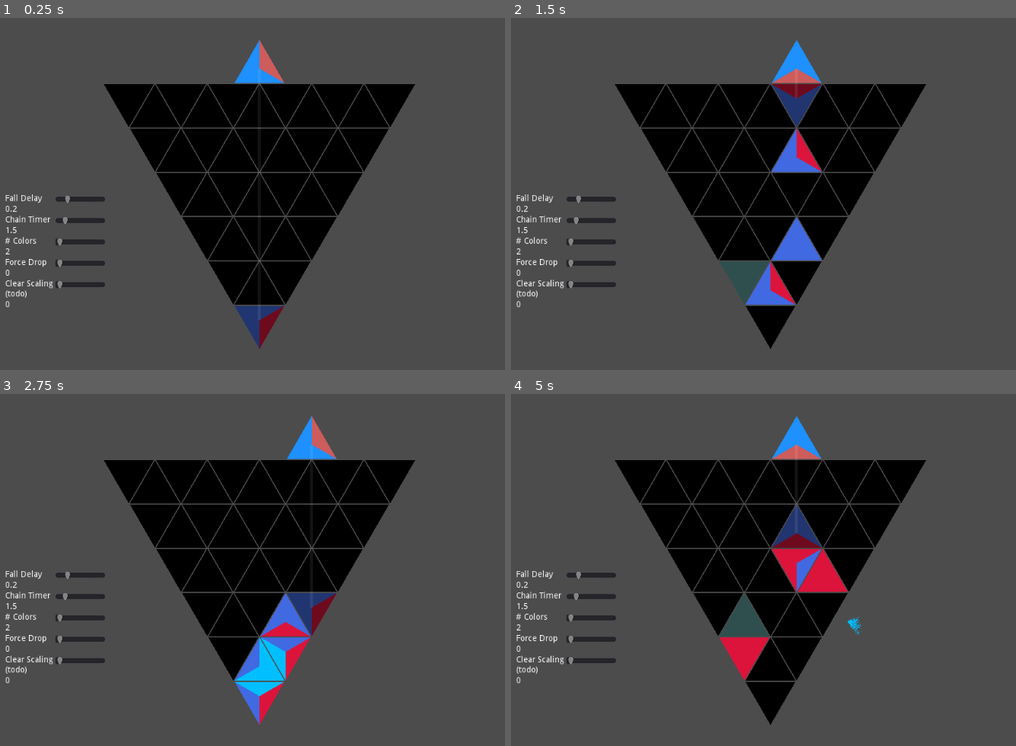
Above: before the commit, frames 1-4 (two rows, left to right).
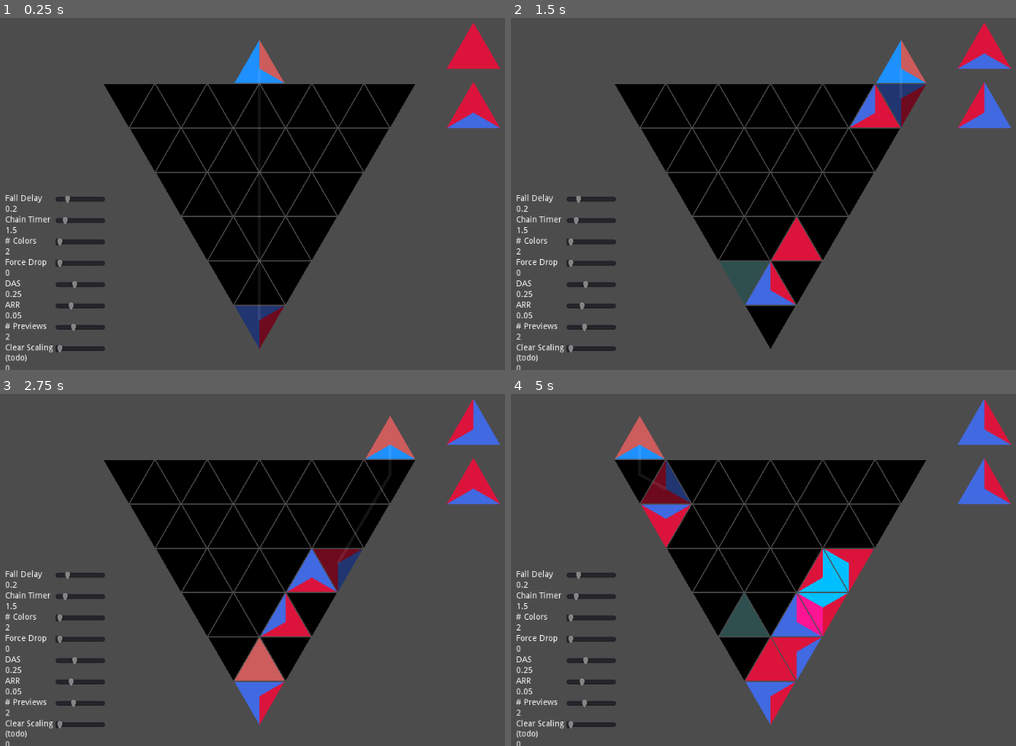
Above: after the commit, the same moments.

Repository: BoatsandJoes/tri-twist
Game: Godot game, scene res://scenes/Main.tscn
Same seed, same stepped clock (60 frames per second), same inputs: the game is played once before the commit and once after it.
Inputs (mouse positions are in pixels of both pictures, inside the frame that each line leads up to):
- Up to frame 1 (0.25 s): no input
- Up to frame 2 (1.5 s): tap Enter (ui_accept) at 0.5, 0.77 s; move the mouse to (768, 320) at 0.52 s; hold D (right) 0.53-1.28 s; click (768, 320) at 0.67 s; move the mouse to (743, 274) at 1.27 s; hold Down (ui_down) from 1.28 s (still down); click (743, 274) at 1.42 s
- Up to frame 3 (2.75 s): tap Enter (ui_accept) at 1.52 s; move the mouse to (257, 665) at 2.02 s; release Down (ui_down) at 2.03 s; hold D (right) from 2.03 s (still down); click (257, 665) at 2.17 s
- Up to frame 4 (5 s): move the mouse to (798, 650) at 2.77 s; release D (right) at 2.78 s; hold Up (ui_up) 2.78-3.53 s; click (798, 650) at 2.92 s; tap Enter (ui_accept) at 3.02, 3.77, 4.52 s; move the mouse to (718, 608) at 3.52 s; hold A (left) from 3.53 s (still down); click (718, 608) at 3.67 s; move the mouse to (743, 622) at 4.27 s; click (743, 622) at 4.42 s

The runs differ from the first frame. In frame 1, 2.3% of the frame differs, in the area x 1-100%, y 1-100%; in frame 2, 6.7%; in frame 3, 7.1%; in frame 4, 11%.

Commit message:
DAS, ARR, and previews.

Diff:
--- a/scenes/Main.gd
+++ b/scenes/Main.gd
@@ -45,3 +45,18 @@
 func _on_ClearScaling_value_changed(value):
 	gameScene.triangleDropper.gameGrid.set_clear_scaling(value)
 	$MarginContainer/HBoxContainer/Labels/ClearScalingValue.text = String(value)
+
+
+func _on_Das_value_changed(value):
+	$MarginContainer/HBoxContainer/Labels/DasValue.text = String(value)
+	gameScene.triangleDropper.get_node("DasTimer").set_wait_time(value)
+
+
+func _on_Arr_value_changed(value):
+	$MarginContainer/HBoxContainer/Labels/ArrValue.text = String(value)
+	gameScene.triangleDropper.get_node("ArrTimer").set_wait_time(value)
+
+
+func _on_Previews_value_changed(value):
+	$MarginContainer/HBoxContainer/Labels/PreviewsValue.text = String(value)
+	gameScene.triangleDropper.set_previews_visible(value)
--- a/scenes/Main.tscn
+++ b/scenes/Main.tscn
@@ -17,11 +17,11 @@
 
 [node name="HBoxContainer" type="HBoxContainer" parent="MarginContainer"]
 margin_right = 173.0
-margin_bottom = 295.0
+margin_bottom = 301.0
 
 [node name="Labels" type="VBoxContainer" parent="MarginContainer/HBoxContainer"]
 margin_right = 80.0
-margin_bottom = 295.0
+margin_bottom = 301.0
 
 [node name="FallDelay" type="Label" parent="MarginContainer/HBoxContainer/Labels"]
 margin_right = 80.0
@@ -70,23 +70,59 @@
 margin_bottom = 140.0
 text = "0"
 
+[node name="Das" type="Label" parent="MarginContainer/HBoxContainer/Labels"]
+margin_top = 144.0
+margin_right = 80.0
+margin_bottom = 158.0
+text = "DAS"
+
+[node name="DasValue" type="Label" parent="MarginContainer/HBoxContainer/Labels"]
+margin_top = 162.0
+margin_right = 80.0
+margin_bottom = 176.0
+text = "0.25"
+
+[node name="Arr" type="Label" parent="MarginContainer/HBoxContainer/Labels"]
+margin_top = 180.0
+margin_right = 80.0
+margin_bottom = 194.0
+text = "ARR"
+
+[node name="ArrValue" type="Label" parent="MarginContainer/HBoxContainer/Labels"]
+margin_top = 198.0
+margin_right = 80.0
+margin_bottom = 212.0
+text = "0.05"
+
+[node name="Previews" type="Label" parent="MarginContainer/HBoxContainer/Labels"]
+margin_top = 216.0
+margin_right = 80.0
+margin_bottom = 230.0
+text = "# Previews"
+
+[node name="PreviewsValue" type="Label" parent="MarginContainer/HBoxContainer/Labels"]
+margin_top = 234.0
+margin_right = 80.0
+margin_bottom = 248.0
+text = "2"
+
 [node name="ClearTimerScaling" type="Label" parent="MarginContainer/HBoxContainer/Labels"]
-margin_top = 144.0
-margin_right = 80.0
-margin_bottom = 175.0
+margin_top = 252.0
+margin_right = 80.0
+margin_bottom = 283.0
 text = "Clear Scaling
 (todo)"
 
 [node name="ClearScalingValue" type="Label" parent="MarginContainer/HBoxContainer/Labels"]
-margin_top = 179.0
-margin_right = 80.0
-margin_bottom = 193.0
+margin_top = 287.0
+margin_right = 80.0
+margin_bottom = 301.0
 text = "0"
 
 [node name="Sliders" type="VBoxContainer" parent="MarginContainer/HBoxContainer"]
 margin_left = 84.0
 margin_right = 169.0
-margin_bottom = 295.0
+margin_bottom = 301.0
 size_flags_horizontal = 3
 custom_constants/separation = 20
 
@@ -122,19 +158,47 @@
 max_value = 10.0
 step = 0.5
 
+[node name="Das" type="HSlider" parent="MarginContainer/HBoxContainer/Sliders"]
+margin_top = 144.0
+margin_right = 85.0
+margin_bottom = 160.0
+min_value = 0.1
+max_value = 0.5
+step = 0.05
+value = 0.25
+
+[node name="Arr" type="HSlider" parent="MarginContainer/HBoxContainer/Sliders"]
+margin_top = 180.0
+margin_right = 85.0
+margin_bottom = 196.0
+min_value = 0.01
+max_value = 0.15
+step = 0.05
+value = 0.05
+
+[node name="Previews" type="HSlider" parent="MarginContainer/HBoxContainer/Sliders"]
+margin_top = 216.0
+margin_right = 85.0
+margin_bottom = 232.0
+max_value = 6.0
+value = 2.0
+
 [node name="ClearScaling" type="HSlider" parent="MarginContainer/HBoxContainer/Sliders"]
-margin_top = 144.0
-margin_right = 85.0
-margin_bottom = 160.0
+margin_top = 252.0
+margin_right = 85.0
+margin_bottom = 268.0
 max_value = 2.0
 step = 0.05
 
 [node name="VBoxContainer" type="VBoxContainer" parent="MarginContainer/HBoxContainer"]
 margin_left = 173.0
 margin_right = 173.0
-margin_bottom = 295.0
+margin_bottom = 301.0
 [connection signal="value_changed" from="MarginContainer/HBoxContainer/Sliders/GravitySlider" to="." method="_on_HSlider_value_changed"]
 [connection signal="value_changed" from="MarginContainer/HBoxContainer/Sliders/ActiveChain" to="." method="_on_ActiveChain_value_changed"]
 [connection signal="value_changed" from="MarginContainer/HBoxContainer/Sliders/NumColors" to="." method="_on_NumColors_value_changed"]
 [connection signal="value_changed" from="MarginContainer/HBoxContainer/Sliders/ForceDrop" to="." method="_on_ForceDrop_value_changed"]
+[connection signal="value_changed" from="MarginContainer/HBoxContainer/Sliders/Das" to="." method="_on_Das_value_changed"]
+[connection signal="value_changed" from="MarginContainer/HBoxContainer/Sliders/Arr" to="." method="_on_Arr_value_changed"]
+[connection signal="value_changed" from="MarginContainer/HBoxContainer/Sliders/Previews" to="." method="_on_Previews_value_changed"]
 [connection signal="value_changed" from="MarginContainer/HBoxContainer/Sliders/ClearScaling" to="." method="_on_ClearScaling_value_changed"]
--- a/scenes/TriangleDropper.gd
+++ b/scenes/TriangleDropper.gd
@@ -11,6 +11,9 @@
 const focusColors = [Color.dodgerblue, Color.indianred, Color.orange, Color.seagreen, Color.magenta, Color.darkslategray]
 const highlightColors = [Color.deepskyblue, Color.deeppink, Color.gold, Color.green, Color.fuchsia]
 var dropTimer = false
+var leftPressed = false
+var rightPressed = false
+var previews = []
 
 # Called when the node enters the scene tree for the first time.
 func _ready():
@@ -28,23 +31,65 @@
 	activePiece.cellFocused = true
 	activePiece.update_colors_visually()
 	add_child(activePiece)
+	# Previews
+	for i in range(6):
+		var preview: TriangleCell = TriangleCell.instance()
+		preview.init(90, -1, -1, Vector2(830, 40 + 100 * i), false, false)
+		preview.fill_randomly()
+		previews.append(preview)
+		add_child(preview)
+	set_previews_visible(2)
+	# Ghost
 	ghostPiece = TriangleCell.instance()
 	ghostPiece.set_modulate(Color(1,1,1,0.5))
 	add_child(ghostPiece)
 
+func set_previews_visible(value):
+	for i in range(previews.size()):
+		previews[i].visible = i < value
+
+func move_piece_right():
+	if activePiece.columnIndex < gameGrid.grid[-1].size():
+				activePiece.columnIndex = activePiece.columnIndex + 1
+				activePiece.position = gameGrid.get_position_for_cell(gameGrid.gridHeight, activePiece.columnIndex, true)
+
+func move_piece_left():
+	if activePiece.columnIndex > 1:
+				activePiece.columnIndex = activePiece.columnIndex - 1
+				activePiece.position = gameGrid.get_position_for_cell(gameGrid.gridHeight, activePiece.columnIndex, true)
+
 func _input(event):
 	if event is InputEventKey:
-		if event.is_action_pressed("left") && activePiece.columnIndex > 1:
-			activePiece.columnIndex = activePiece.columnIndex - 1
-			activePiece.position = gameGrid.get_position_for_cell(gameGrid.gridHeight, activePiece.columnIndex, true)
-		elif event.is_action_pressed("right") && activePiece.columnIndex < gameGrid.grid[-1].size():
-			activePiece.columnIndex = activePiece.columnIndex + 1
-			activePiece.position = gameGrid.get_position_for_cell(gameGrid.gridHeight, activePiece.columnIndex, true)
+		if event.is_action_pressed("left"):
+			leftPressed = true
+			rightPressed = false
+			$DasTimer.start()
+			$ArrTimer.stop()
+			move_piece_left()
+		elif event.is_action_pressed("right"):
+			rightPressed = true
+			leftPressed = false
+			$DasTimer.start()
+			$ArrTimer.stop()
+			move_piece_right()
+		elif event.is_action_released("left"):
+			leftPressed = false
+			$DasTimer.stop()
+			$ArrTimer.stop()
+		elif event.is_action_released("right"):
+			rightPressed = false
+			$DasTimer.stop()
+			$ArrTimer.stop()
 		elif (event.is_action_pressed("ui_accept") ||
 		event.is_action_pressed("ui_down") || event.is_action_pressed("ui_up")):
 			var accepted = gameGrid.drop_piece(activePiece, true)
 			if accepted:
-				activePiece.fill_randomly()
+				activePiece.set_colors(previews[0].leftColor, previews[0].rightColor, previews[0].verticalColor)
+				for i in range(previews.size() - 1):
+					previews[i].set_colors(previews[i+1].leftColor, previews[i+1].rightColor, previews[i+1].verticalColor)
+				previews[-1].fill_randomly()
+				if dropTimer:
+					$DropTimer.start()
 		elif (event.is_action_pressed("ui_focus_next")):
 			$Label.visible = false
 
@@ -71,6 +116,10 @@
 	activePiece.focusColors = tempFocusColors
 	activePiece.highlightColors = tempHighlightColors
 	activePiece.set_colors(tempColors.size() - 1,tempColors.size() - 1,tempColors.size() - 1)
+	for preview in previews:
+		preview.colors = tempColors
+		preview.focusColors = tempFocusColors
+		preview.highlightColors = tempHighlightColors
 	ghostPiece.colors = tempColors
 	ghostPiece.focusColors = tempFocusColors
 	ghostPiece.highlightColors = tempHighlightColors
@@ -138,6 +187,23 @@
 	if dropTimer:
 		var accepted = gameGrid.drop_piece(activePiece, true)
 		if accepted:
-			activePiece.fill_randomly()
+			activePiece.set_colors(previews[0].leftColor, previews[0].rightColor, previews[0].verticalColor)
+			for i in range(previews.size() - 1):
+				previews[i].set_colors(previews[i+1].leftColor, previews[i+1].rightColor, previews[i+1].verticalColor)
+			previews[-1].fill_randomly()
 		else:
 			$Label.visible = true
+
+
+func _on_DasTimer_timeout():
+	if rightPressed:
+		move_piece_right()
+	elif leftPressed:
+		move_piece_left()
+	$ArrTimer.start()
+
+func _on_ArrTimer_timeout():
+	if rightPressed:
+		move_piece_right()
+	elif leftPressed:
+		move_piece_left()
--- a/scenes/TriangleDropper.tscn
+++ b/scenes/TriangleDropper.tscn
@@ -25,4 +25,13 @@
 margin_right = 183.044
 margin_bottom = 232.681
 text = "You Died"
+
+[node name="DasTimer" type="Timer" parent="."]
+wait_time = 0.25
+one_shot = true
+
+[node name="ArrTimer" type="Timer" parent="."]
+wait_time = 0.05
 [connection signal="timeout" from="DropTimer" to="." method="_on_DropTimer_timeout"]
+[connection signal="timeout" from="DasTimer" to="." method="_on_DasTimer_timeout"]
+[connection signal="timeout" from="ArrTimer" to="." method="_on_ArrTimer_timeout"]
Not shown, changed: export_presets.cfg
Not shown, changed: music and sfx.txt
Not shown, changed: README.md
